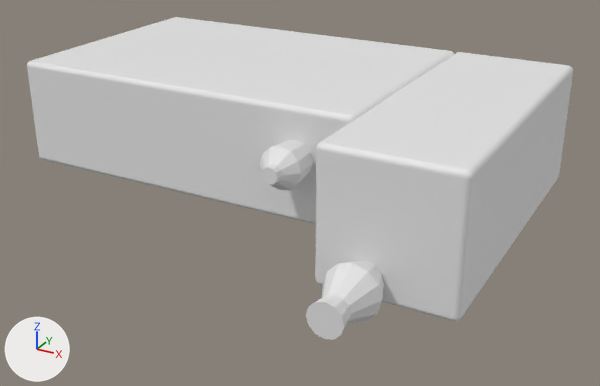
Before and after pictures for a commit that changed the OBJ model landstalker/data/proxies/house_dresser_620.obj.
The view is the same before and after, from a camera (50 mm lens) standing at (355.7, -109.7, 284.1) and looking at (310.4, -27.3, 243.0). Lighting does not change. The marker at lower left points along +X, +Y and +Z. The older version comes first. Where no turn or scale is listed for an object, it has been applied to the vertices. Vertices at exactly the same position are counted once.

In view in the first picture: 'house_dresser_620'.
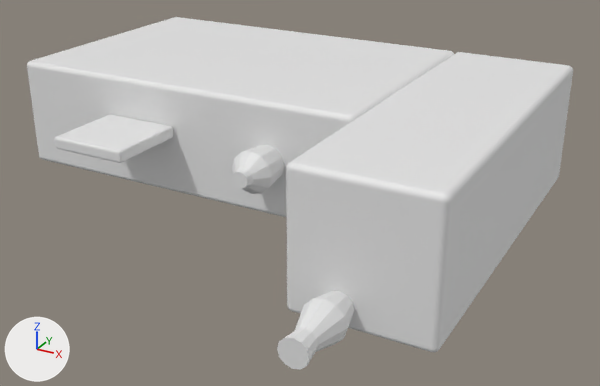
Location of each change, (x1, y1, x2, y2) in pixels of the pictures (600 x 386 px; the box of a moved part takes in the faces that stretch with it):
'house_dresser_620', reshaped (10% taller): before (27, 17, 573, 339); after (27, 17, 573, 370)
part 1 of me_house_dresser_620, added: after (54, 115, 173, 163)
part 2 of me_house_dresser_620, moved or reshaped: before (260, 52, 573, 339); after (232, 52, 573, 370)

The change, as a diff of the scene's bpy script:
```diff
--- a/landstalker/data/proxies/house_dresser_620.obj.py
+++ b/landstalker/data/proxies/house_dresser_620.obj.py
@@ me_house_dresser_620 @@
 # used by ob_house_dresser_620; location = (0.0, 0.0, 0.0)
-me_house_dresser_620.from_pydata(...)  # 691 vertices, 708 faces; spans x 272.0..336.0, y -51.0..0.0, z 239.3..256.0
+me_house_dresser_620.from_pydata(...)  # 843 vertices, 858 faces; spans x 272.0..336.0, y -57.0..0.0, z 240.0..256.0
+# me_house_dresser_620 part 1: a new loose piece of 152 vertices spanning x 286.0..296.0, y -43.0..-33.0, z 249.5..251.0
+# me_house_dresser_620 part 2
+# 150 vertices in x 320.0..336.0, y -51.0..-41.3, z 240.0..256.0 move by (0.0, -6.0, 0.0)
+# 18 vertices in x 310.4..315.3, y -39.0..-33.0, z 247.7..252.6 move by (-3.8, 0.0, -1.2)
+# 11 vertices in x 310.7..315.6, y -39.0..-33.0, z 247.7..251.9 move by (-3.7, 0.0, -1.2)
+# 11 vertices in x 311.1..315.3, y -39.0..-33.0, z 247.4..252.3 move by (-3.8, 0.0, -1.3)
+# 10 vertices in x 310.7..314.9, y -39.0..-33.0, z 248.1..252.3 move by (-3.7, 0.0, -1.3)
+# 3 vertices in x 327.4..327.7, y -51.0..-42.0, z 243.3..243.5 move by (-0.3, -6.0, -0.2)
+# 45 vertices move from x 322.8..329.2, y -51.0..-42.0, z 239.3..245.7 to x 323.6..328.4, y -57.0..-48.0, z 240.1..244.9
```
